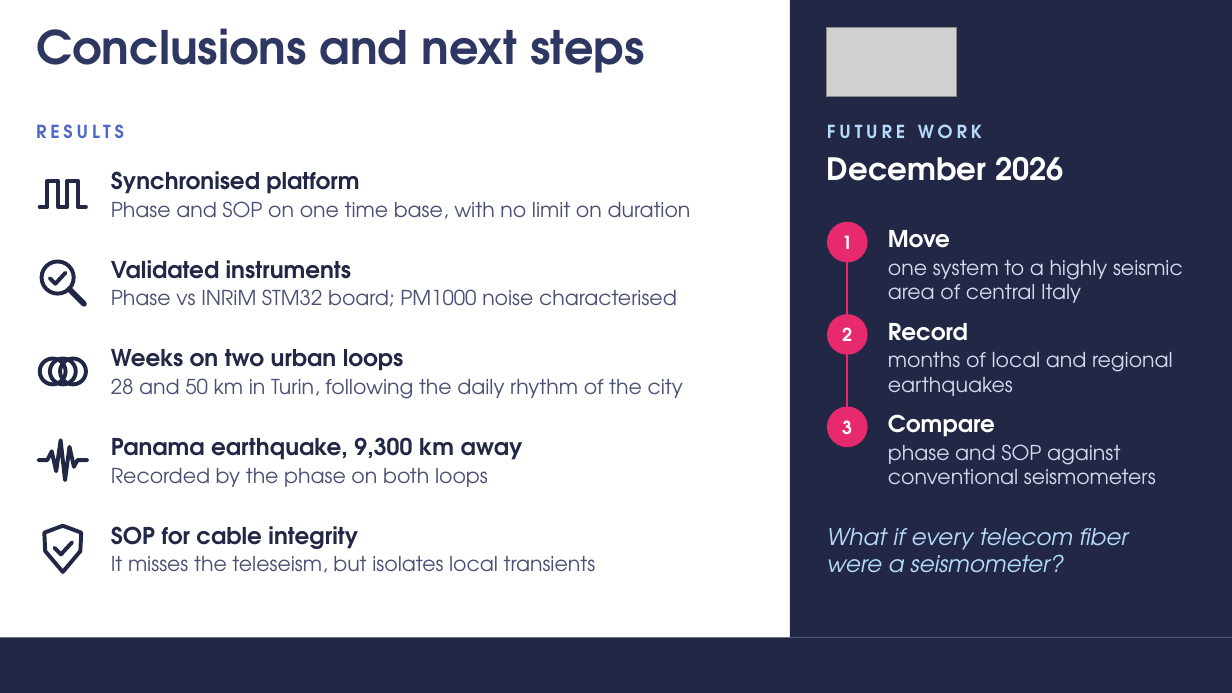
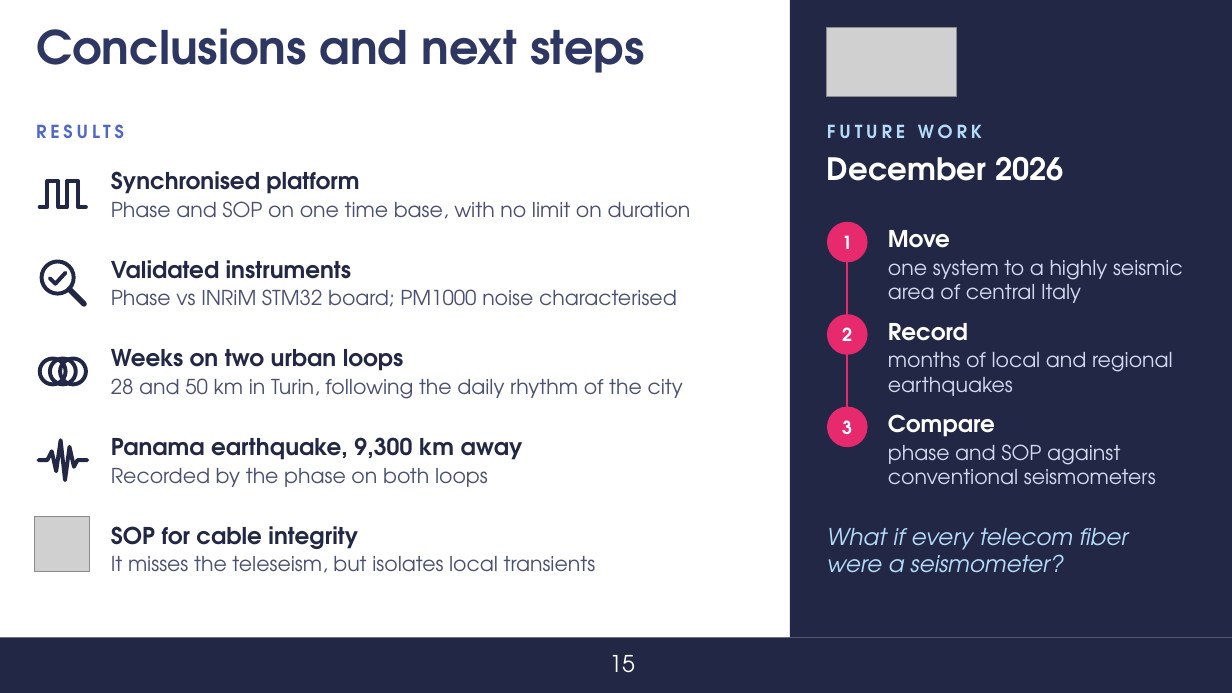
Before and after one commit to s347960/Presentazione, a slide deck: slide 16 of Discussione [Salvato automaticamente].pptx (slide 17 before the commit). Drawn at 1232x693 pixels with LibreOffice and Linux fonts; fonts in the diff are those of the drawing; grey boxes stand for pictures; background and template pictures are left out. Boxes give left, top, right and bottom in pixels: in the first picture for what was removed or moved away, otherwise in the second. Text is boxed around its words. In the diff, an @@ line names an element or a change of style, - is before the commit and + after.

```diff
--- a/Discussione [Salvato automaticamente].pptx
+++ b/Discussione [Salvato automaticamente].pptx
@@ picture added at (x1=34, y1=517, x2=90, y2=572) @@
@@ freeform shape removed at (x1=44, y1=526, x2=81, y2=572) @@
@@ freeform shape removed at (x1=55, y1=543, x2=72, y2=555) @@
@@ text added at (x1=609, y1=655, x2=635, y2=673), 18 pt, text #FFFFFF @@
+15
```
Also in this commit, not shown: 14 other slides changed, 1 slide removed, 1 other file.
